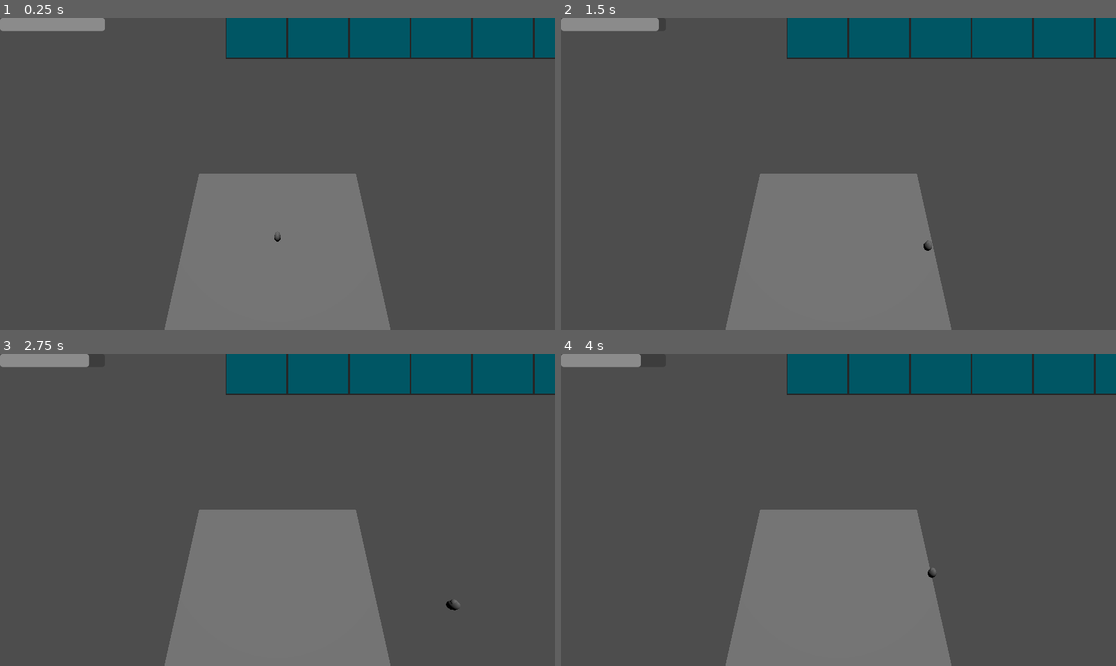
Above: before the commit, frames 1-4 (two rows, left to right).
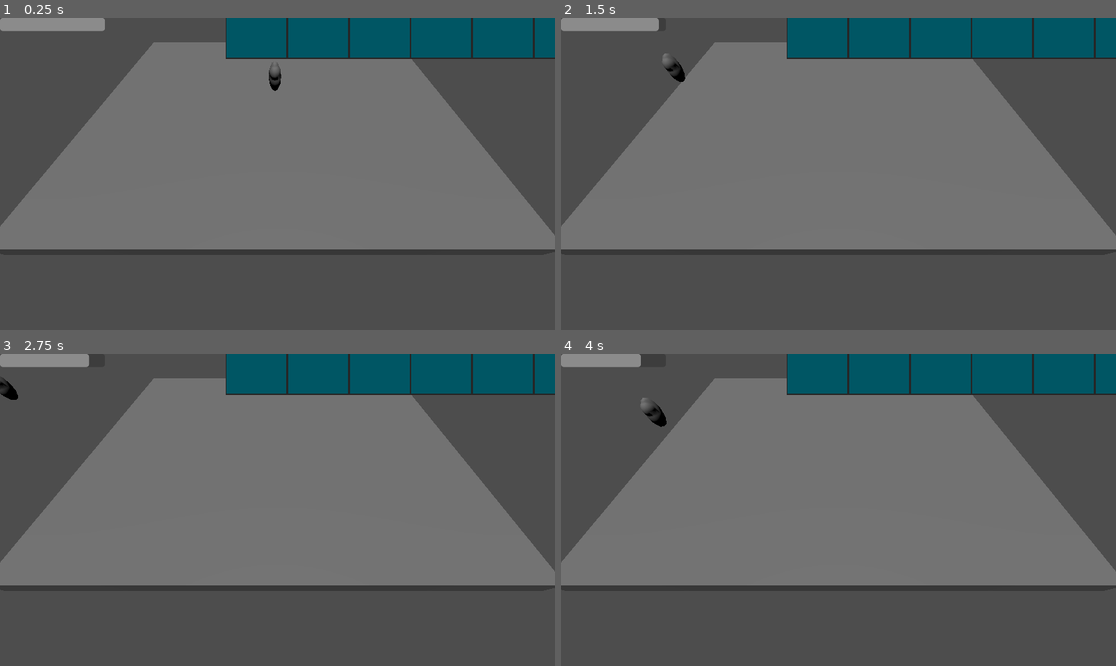
Above: after the commit, the same moments.

Repository: dueip/2024f_gamejam_misis
Game: Godot game, scene res://test_room.tscn
The game is run twice, just before and just after one commit, with the same random seed, the same clock (stepped at 60 frames per second) and the same inputs.
Inputs:
- Up to frame 1 (0.25 s): no input
- Up to frame 2 (1.5 s): tap Enter at 0.5 s; hold D (character_right) 0.53-1.28 s; tap Space (character_dash) at 0.6 s; hold S (character_back) from 1.28 s (still down); tap Shift (character_run) at 1.35 s
- Up to frame 3 (2.75 s): release S (character_back) at 2.03 s; hold D (character_right) from 2.03 s (still down); tap Space (character_dash) at 2.1 s
- Up to frame 4 (4 s): release D (character_right) at 2.78 s; hold W (character_up) 2.78-3.53 s; tap Shift (character_run) at 2.85 s; hold A (character_left) from 3.53 s (still down); tap Space (character_dash) at 3.6 s

The runs differ from the first frame. In frame 1, 50% of the frame differs, in the area x 0-100%, y 7-100%; in frame 2, 50%; in frame 3, 50%; in frame 4, 50%.

Commit message:
fixed rotation

Diff:
--- a/character.gd
+++ b/character.gd
@@ -24,7 +24,7 @@
 
 @onready var dash_timer := $DashTimer
 @onready var stamina_bar := $StaminaBar
-@onready var camera := $CameraSpring/Camera
+
 # Get the gravity from the project settings to be synced with RigidBody nodes.
 var gravity = ProjectSettings.get_setting("physics/3d/default_gravity")
 
@@ -38,14 +38,18 @@
 
 func _input(event):
 	if event is InputEventMouse:
+		var camera = get_viewport().get_camera_3d()
+		var normal = get_viewport().get_camera_3d().project_ray_normal(event.position)
+		print(normal)
+		var C = (self.position.y-camera.position.y)/ normal.y
+		var point_to_look_at = (camera.position)
+		point_to_look_at.x+=C*normal.x
+		point_to_look_at.z+=C*normal.z
+		point_to_look_at.y=self.position.y
+		$Body.look_at(point_to_look_at)
+		$Body.rotate_y(deg_to_rad(180))
 
-		var camera = get_viewport().get_camera_3d()
-		var normal = get_viewport().get_camera_3d().project_local_ray_normal(event.position)
-		var C = -camera.position.y/ normal.y
-		var point_to_look_at = (camera.position + C * normal)
-		var vector_but_dont_change_y = Vector3(point_to_look_at.x, 5, -point_to_look_at.z)
-		self.position=vector_but_dont_change_y
-		print(camera.position + C * normal)
+		#print(point_to_look_at)
 		# self.rotate_y( * mouse_sens)
 
 
--- a/character.tscn
+++ b/character.tscn
@@ -31,8 +31,8 @@
 [node name="Body" type="CSGSphere3D" parent="."]
 transform = Transform3D(0.875486, 0, 0, 0, 2.02668, 0, 0, 0, 1.14442, 0, 0, 0)
 
-[node name="CSGSphere3D" type="CSGSphere3D" parent="."]
-transform = Transform3D(0.790813, 0, 0, 0, 1, 0, 0, 0, 1, 0, 0.351693, 0.144255)
+[node name="CSGSphere3D" type="CSGSphere3D" parent="Body"]
+transform = Transform3D(0.903285, 0, 0, 0, 0.493418, 0, 0, 0, 0.873805, 0, 0.173532, 0.126051)
 
 [node name="DashTimer" type="Timer" parent="."]
 
--- a/project.godot
+++ b/project.godot
@@ -12,7 +12,7 @@
 
 config/name="misis_gamejam_2024f"
 run/main_scene="res://test_room.tscn"
-config/features=PackedStringArray("4.1", "Forward Plus")
+config/features=PackedStringArray("4.2", "Forward Plus")
 config/icon="res://icon.svg"
 
 [input]
--- a/test_room.tscn
+++ b/test_room.tscn
@@ -23,6 +23,5 @@
 transform = Transform3D(1, 0, 0, 0, 0.206409, 0.978466, 0, -0.978466, 0.206409, 3.74477, 13.3325, 18.4079)
 light_energy = 0.58
 
-[node name="Camera" type="Camera3D" parent="."]
-unique_name_in_owner = true
-transform = Transform3D(-1, 1.60586e-07, -7.54979e-08, 1.49101e-08, 0.5, 0.866025, 1.76821e-07, 0.866025, -0.5, 0, 30.52, -6.324)
+[node name="Camera3D" type="Camera3D" parent="."]
+transform = Transform3D(1, 0, 0, 0, 0.587785, 0.809017, 0, -0.809017, 0.587785, 0.17927, 10.0409, 13.7239)
Binary file added: images/blood.png
Not shown, added: images/blood.png.import
